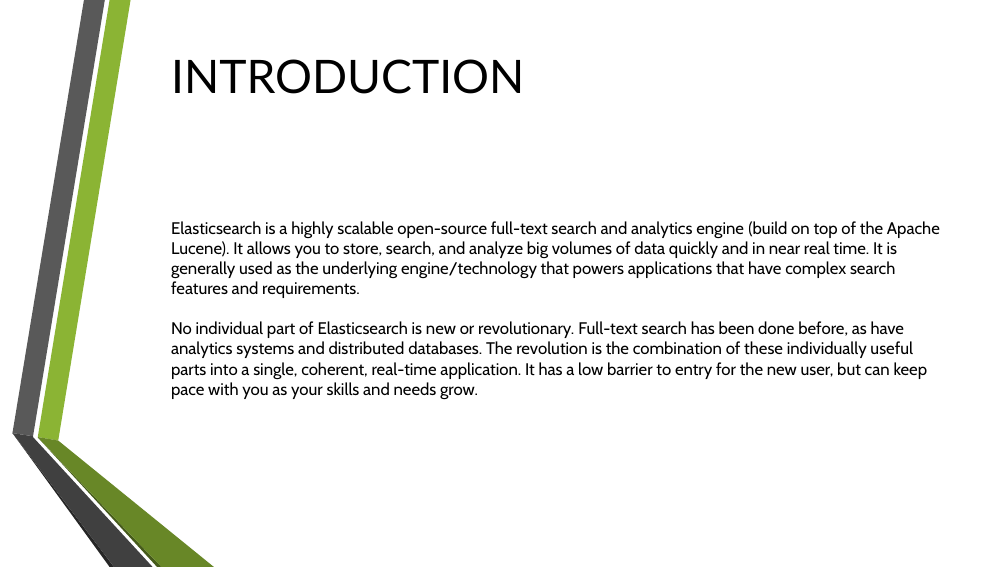
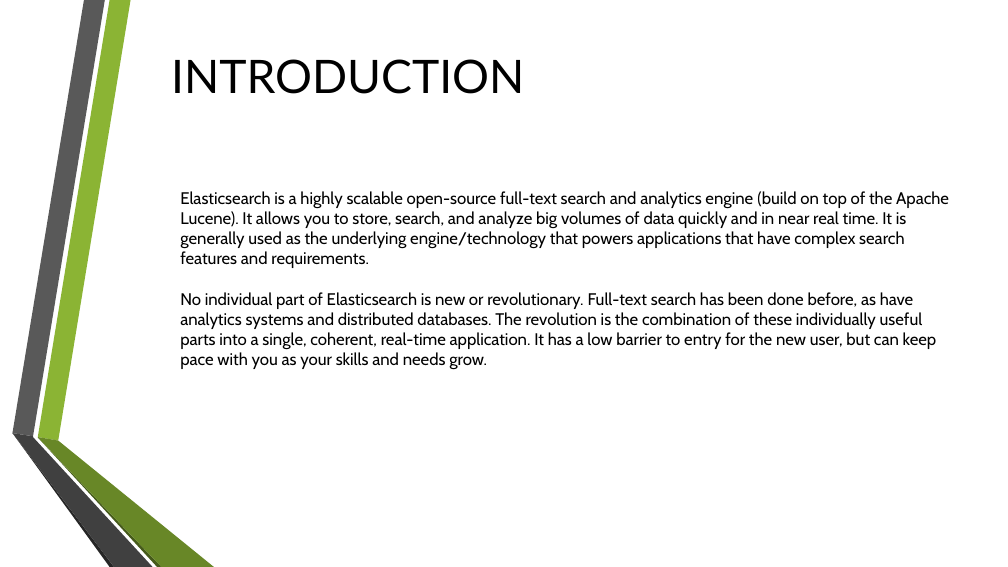
Before and after one commit to pnowy/elastic, a slide deck: slide 3 of etc/elastic.pptx. Drawn at 1008x567 pixels with LibreOffice and Linux fonts; fonts in the diff are those of the drawing; background and template pictures are left out. Boxes give left, top, right and bottom in pixels: in the first picture for what was removed or moved away, otherwise in the second. Text is boxed around its words. In the diff, an @@ line names an element or a change of style, - is before the commit and + after.

```diff
--- a/etc/elastic.pptx
+++ b/etc/elastic.pptx
@@ text "Elasticsearch is a highly scalable ...": place and size @@
-text "Elasticsearch is a highly scalable ..." at (171,221,940,399)
+text "Elasticsearch is a highly scalable ..." at (180,191,949,369)
```
Also in this commit, not shown: 3 other slides changed, 9 slides added, 4 slides removed, 10 other files.
